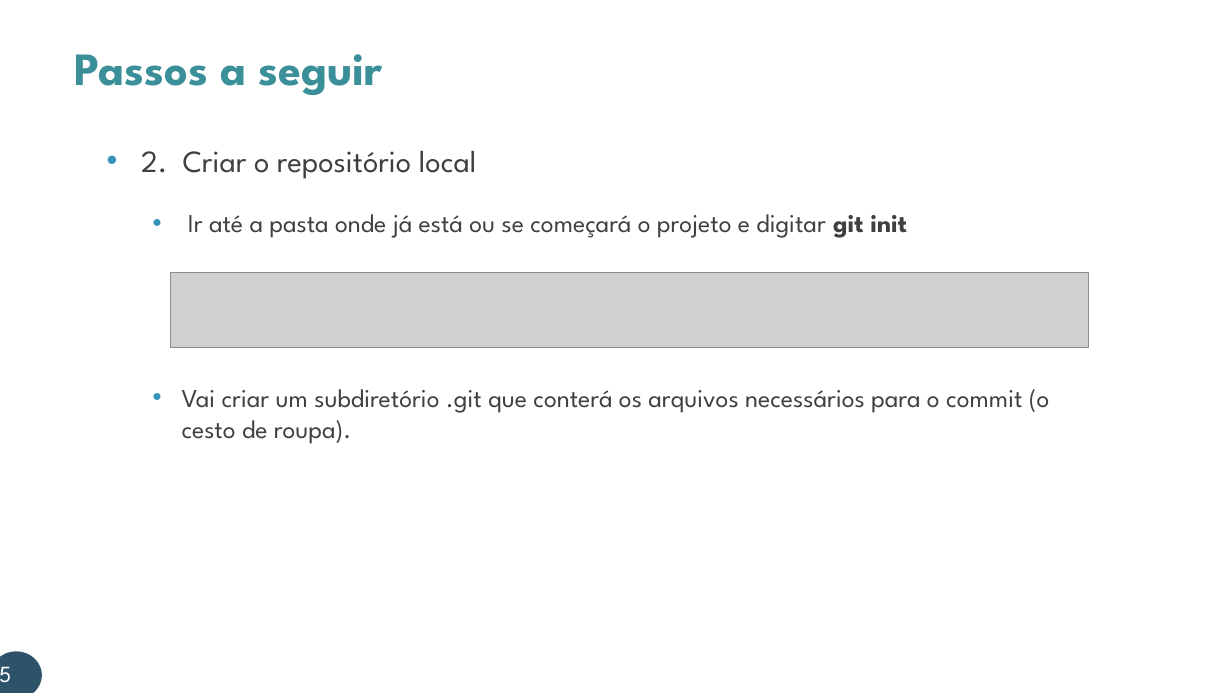
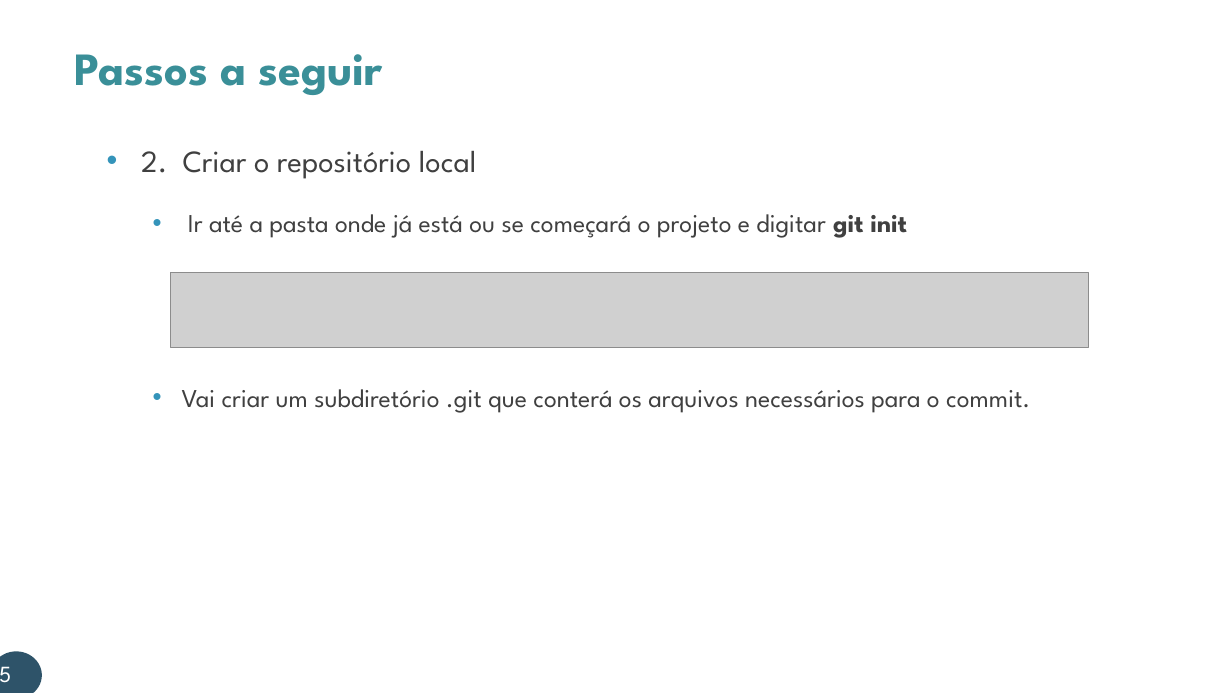
Before and after one commit to jadecsr/PraticaCodificacao, a slide deck: slide 5 of PraticaCodificacaoV2.pptx. Drawn at 1232x693 pixels with LibreOffice and Linux fonts; fonts in the diff are those of the drawing; grey boxes stand for pictures; background and template pictures are left out. Boxes give left, top, right and bottom in pixels: in the first picture for what was removed or moved away, otherwise in the second. Text is boxed around its words. In the diff, an @@ line names an element or a change of style, - is before the commit and + after.

```diff
--- a/PraticaCodificacaoV2.pptx
+++ b/PraticaCodificacaoV2.pptx
@@ text at bbox=[182, 389, 1030, 413]: text changed @@
-  • Vai criar um subdiretório .git que conterá os arquivos necessários para o commit (o cesto de roupa).
+  • Vai criar um subdiretório .git que conterá os arquivos necessários para o commit.
```
Also in this commit, not shown: 2 other slides changed.
